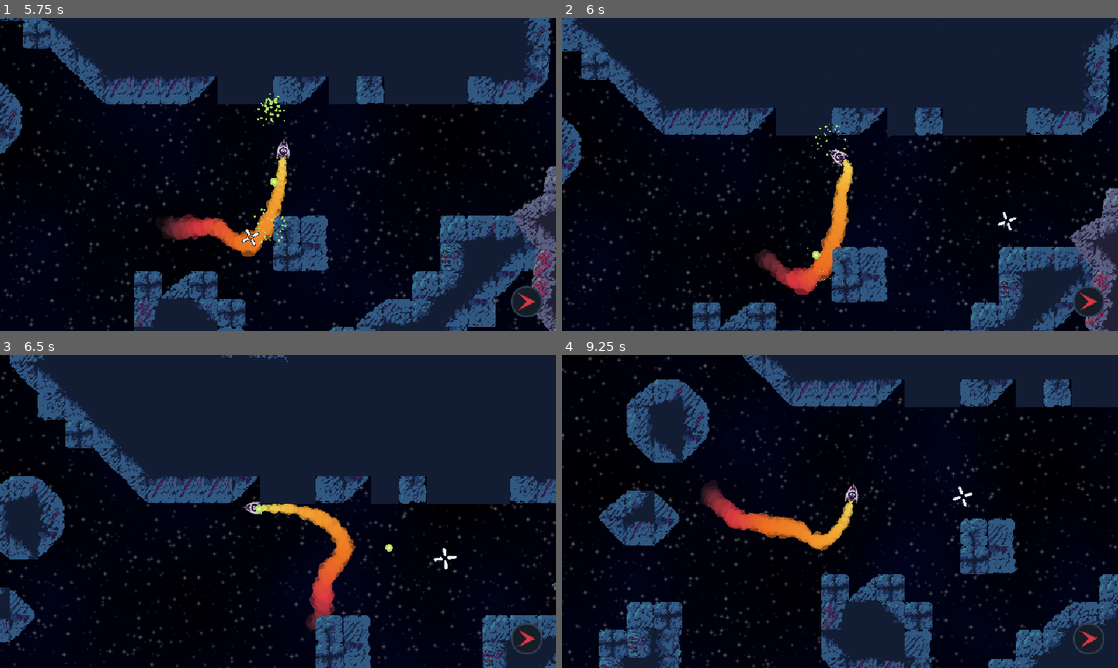
Above: before the commit, frames 1-4 (two rows, left to right).
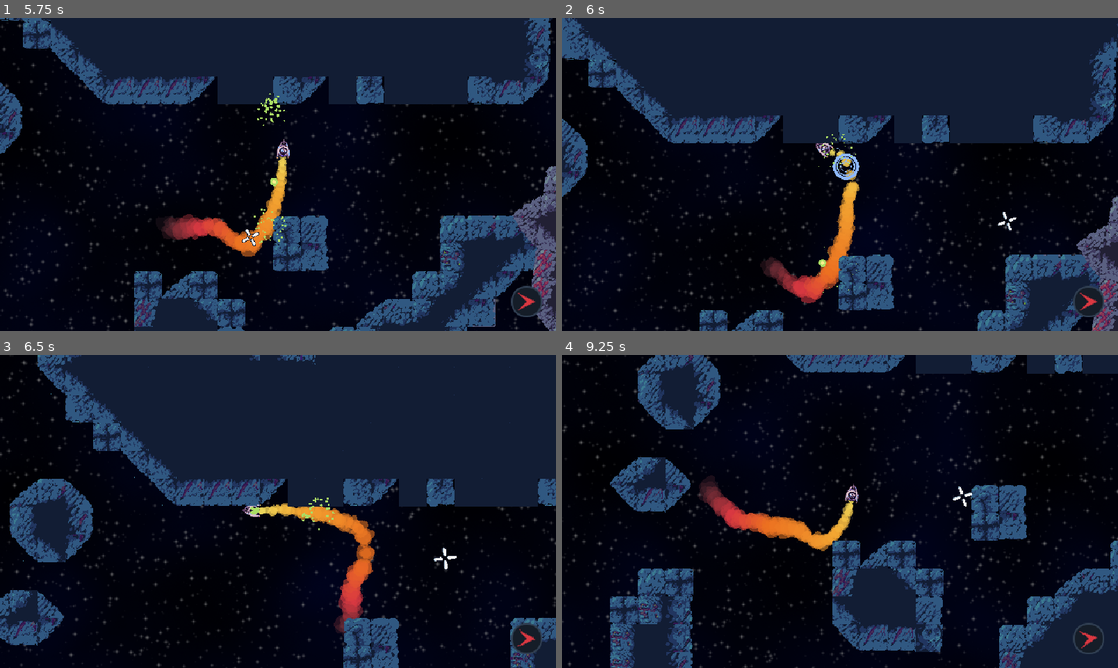
Above: after the commit, the same moments.

Repository: Yoshiip/boss-rush-jam-2024
Game: Godot game, scene res://levels/menu/menu.tscn
The game is run twice, just before and just after one commit, with the same random seed, the same clock (stepped at 60 frames per second) and the same inputs.
Inputs (mouse positions are in pixels of both pictures, inside the frame that each line leads up to):
- Up to frame 1 (5.75 s): tap Enter at 0.5, 1.25 s; move the mouse to (400, 158) at 0.52 s; hold D (move_right) 0.53-1.28 s; tap Shift (dash, bound only after the commit) at 0.6, 1.55, 4.55, 5.1 s; move the mouse to (166, 190) at 1.27 s; hold S (move_down) 1.28-2 s; click (166, 190) at 1.35 s; click "Play" at 2 s; click "Skip" at 2.75 s; click "Continue" at 3.5 s; move the mouse to (333, 105) at 4.27 s; hold D (move_right) 4.28-5.03 s; tap Space (weapon_toggle) at 4.35 s; move the mouse to (250, 237) at 5.02 s; hold W (move_up) from 5.03 s (still down)
- Up to frame 2 (6 s): move the mouse to (1006, 221) at 5.77 s; release W (move_up) at 5.78 s; hold A (move_left) from 5.78 s (still down); tap Shift (dash, bound only after the commit) at 5.85 s
- Up to frame 3 (6.5 s): keep holding A (move_left)
- Up to frame 4 (9.25 s): move the mouse to (673, 464) at 6.52 s; click (673, 464) at 6.6 s; tap Shift (dash, bound only after the commit) at 6.8, 7.55, 8.1, 8.85 s; move the mouse to (867, 511) at 7.27 s; release A (move_left) at 7.28 s; hold S (move_down) 7.28-8.03 s; tap Space (weapon_toggle) at 7.35 s; move the mouse to (756, 433) at 8.02 s; hold D (move_right) 8.03-8.78 s; move the mouse to (962, 495) at 8.77 s; hold W (move_up) from 8.78 s (still down)

Frame 1 is identical in both runs. In frame 2, 19% of the frame differs, in the area x 0-100%, y 0-100%; in frame 3, 21%; in frame 4, 34%.

Commit message:
dash mechanic

Diff:
--- a/assets/spaceship/spaceship.gd
+++ b/assets/spaceship/spaceship.gd
@@ -51,11 +51,17 @@
 
 var thruster_on := false
 
+var max_dash_cooldown := 2.0
+var dash_cooldown := 2.0
 func _handle_input(delta: float) -> void:
 	var axis := Input.get_vector(
 		"move_left", "move_right", "move_up", "move_down") if _is_allowed_inputs() else Vector2.ZERO
 
 
+	if Input.is_action_just_pressed("dash") && dash_cooldown < 0.0:
+		velocity = Vector2.RIGHT.rotated(rotation) * 1400
+		$DashParticles.emitting = true
+		dash_cooldown = max_dash_cooldown
 	$EngineParticles.emitting = axis.length() > 0.25
 	if axis.length() > 0.25 && !$Engine.playing:
 		if !thruster_on:
@@ -149,6 +155,7 @@
 
 func _process(delta: float) -> void:
 	invicibility_timer -= delta
+	dash_cooldown -= delta
 	_handle_weapon(delta)
 
 func _physics_process(delta: float) -> void:
--- a/assets/spaceship/spaceship.tscn
+++ b/assets/spaceship/spaceship.tscn
@@ -9,6 +9,7 @@
 [ext_resource type="AudioStream" uid="uid://1ddqm0oqcvp5" path="res://audios/effects/player/engine/engine.wav" id="6_vuef6"]
 [ext_resource type="AudioStream" uid="uid://dsbo7hhlumq6i" path="res://audios/effects/player/engine/engine-start.wav" id="7_08tnd"]
 [ext_resource type="Texture2D" uid="uid://w3os3vngij2t" path="res://assets/utils/blob.png" id="7_hfrik"]
+[ext_resource type="Texture2D" uid="uid://fdghs4xd54o4" path="res://assets/utils/circle_256_16.png" id="10_e1wj5"]
 
 [sub_resource type="Curve" id="Curve_wtfqi"]
 _data = [Vector2(0, 0.406593), 0.0, 2.06044, 0, 0, Vector2(1, 1), 0.0, 0.0, 0, 0]
@@ -22,6 +23,10 @@
 shader = ExtResource("2_k6v8s")
 shader_parameter/modulate = Color(1, 1, 1, 1)
 shader_parameter/whitening = 0.0
+
+[sub_resource type="Curve" id="Curve_ckhg8"]
+_data = [Vector2(0, 0), 0.0, 0.0, 0, 0, Vector2(0.911864, 1), 0.0, 0.0, 0, 0, Vector2(1, 0), -21.9434, 0.0, 0, 0]
+point_count = 3
 
 [node name="Spaceship" type="CharacterBody2D" groups=["Spaceship"]]
 position = Vector2(-1, 0)
@@ -98,4 +103,20 @@
 polygon = PackedVector2Array(-15.7143, -14.2857, 18.5714, -5.71429, 18.5714, 5.71429, -15.7143, 14.2857)
 one_way_collision_margin = 0.0
 
+[node name="DashRayCast" type="RayCast2D" parent="."]
+target_position = Vector2(100, 0)
+
+[node name="DashParticles" type="CPUParticles2D" parent="."]
+emitting = false
+lifetime = 0.3
+one_shot = true
+preprocess = 0.1
+randomness = 1.0
+texture = ExtResource("10_e1wj5")
+gravity = Vector2(0, 0)
+scale_amount_min = 0.25
+scale_amount_max = 0.25
+scale_amount_curve = SubResource("Curve_ckhg8")
+color = Color(0.552941, 0.717647, 1, 1)
+
 [connection signal="body_entered" from="CrushDetection" to="." method="_on_crush_detection_body_entered"]
--- a/project.godot
+++ b/project.godot
@@ -128,6 +128,11 @@
 "events": [Object(InputEventJoypadMotion,"resource_local_to_scene":false,"resource_name":"","device":-1,"axis":2,"axis_value":1.0,"script":null)
 ]
 }
+dash={
+"deadzone": 0.5,
+"events": [Object(InputEventKey,"resource_local_to_scene":false,"resource_name":"","device":-1,"window_id":0,"alt_pressed":false,"shift_pressed":false,"ctrl_pressed":false,"meta_pressed":false,"pressed":false,"keycode":0,"physical_keycode":4194325,"key_label":0,"unicode":0,"location":0,"echo":false,"script":null)
+]
+}
 
 [layer_names]
 
Not shown: 1 places in assets/spaceship/spaceship.tscn that only renumber resources
